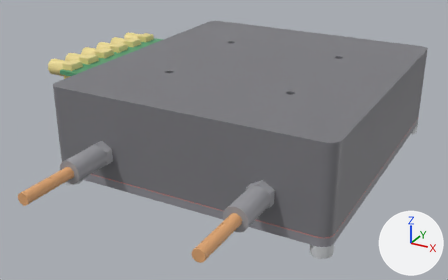
The glTF model models/v8.glb, before and after one commit.
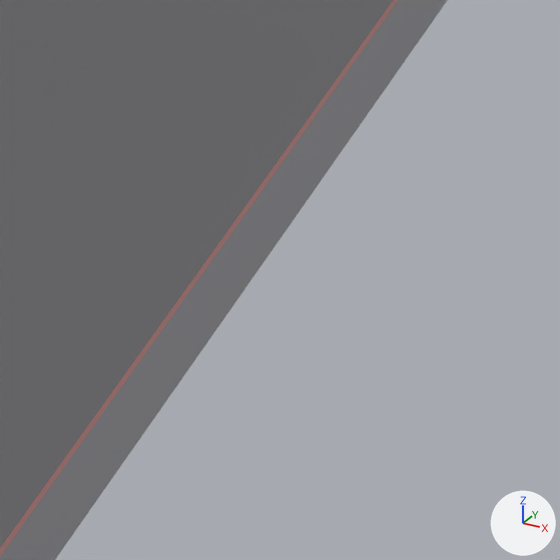
Each version is shown whole from a 50 mm camera at (98.9, -205.9, 85.2) aimed at (-5.0, -17.1, -9.2), then close up on the part from 80% to 91% of the width and 55% to 72% of the height. Lighting does not change. The marker at lower right points along +X, +Y and +Z. The first two pictures are the older version. Vertices at exactly the same position are counted once.

The first close-up shows 'p000', 'p075', 'p077'.
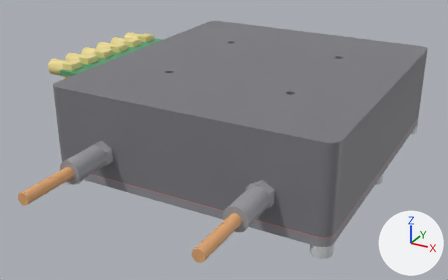
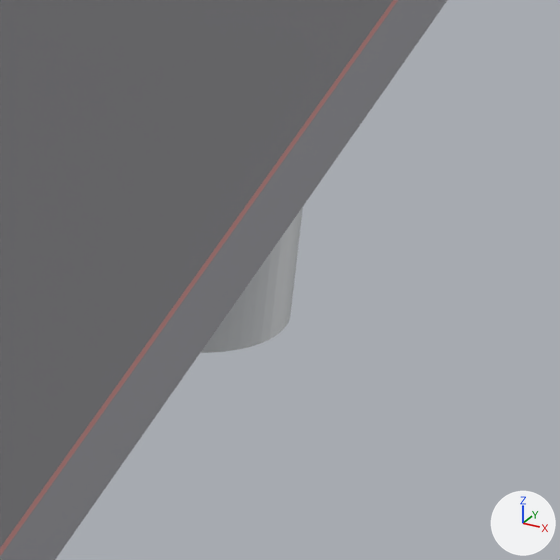
What differs and where, as boxes [x1, y1, x2, y2] in the close-ups (560 x 560 px):
'p082', reshaped (not visible before)
    after: [200, 207, 303, 353]

What the commit changed:
me_p082 is used by ob_p082; location (0.0, 0.0, 0.0).
me_p082 had 102 vertices, 200 faces and spanned x -32.0..-28.0, y -94.0..-74.0, z -6.0..-2.0.
me_p082 now has 1224 vertices, 2424 faces and spans x -52.0..52.0, y -57.0..57.0, z -20.8..-6.0.
me_p082 part 1: 612 vertices added at x 45.0..52.0, y -57.0..57.0, z -20.8..-6.0.
Other edits to the shape of me_p082 do not show in these pictures.
